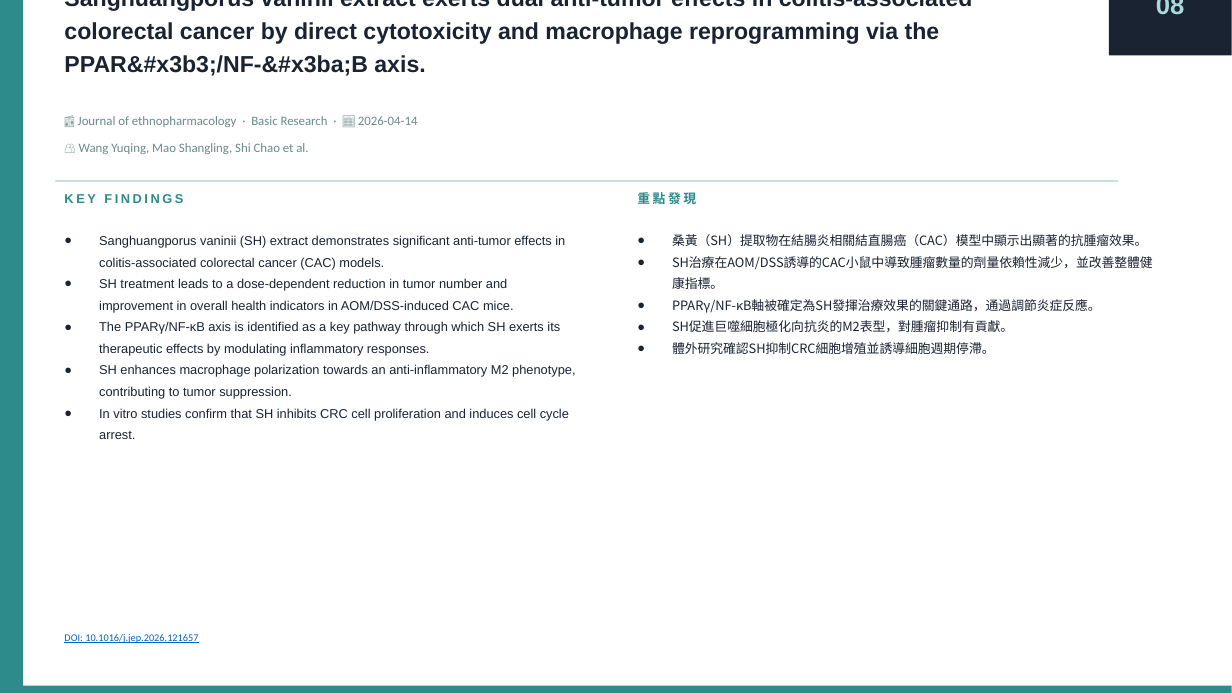
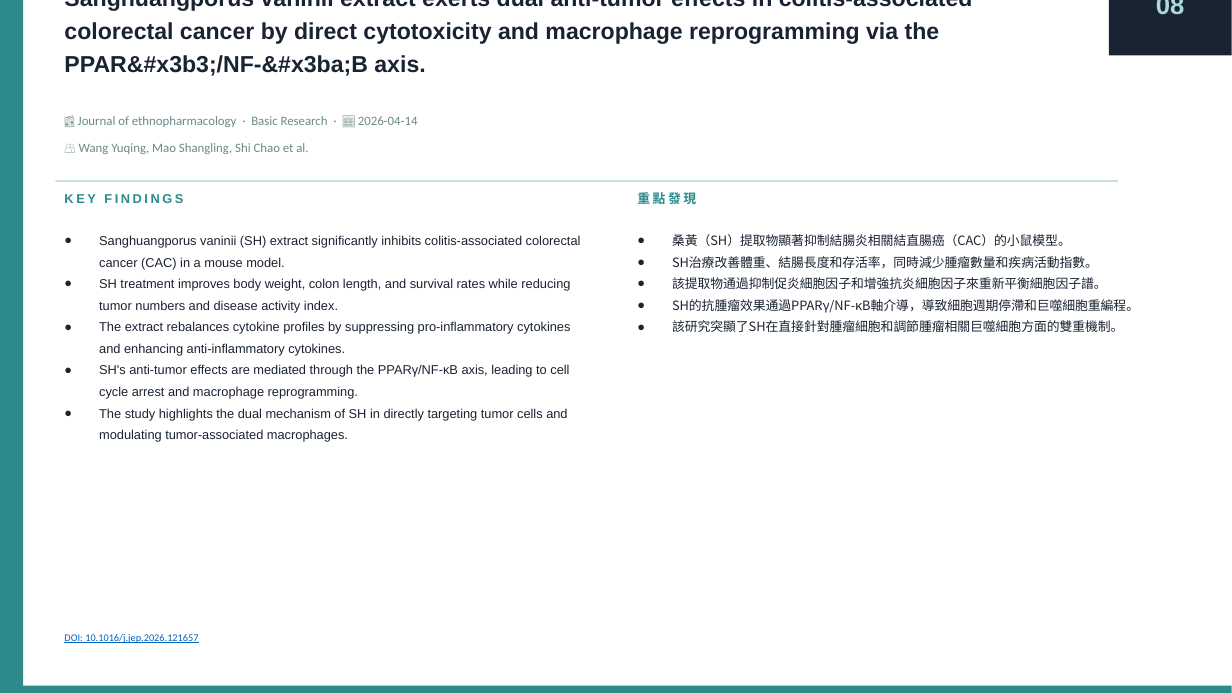
Before and after one commit to jejenhu-maker/colorectal-weekly-digest, a slide deck: slide 17 of docs/latest-digest.pptx. Drawn at 1232x693 pixels with LibreOffice and Linux fonts; fonts in the diff are those of the drawing. Boxes give left, top, right and bottom in pixels: in the first picture for what was removed or moved away, otherwise in the second. Text is boxed around its words. In the diff, an @@ line names an element or a change of style, - is before the commit and + after.

```diff
--- a/docs/latest-digest.pptx
+++ b/docs/latest-digest.pptx
@@ text at [99, 235, 581, 442]: text changed @@
-● Sanghuangporus vaninii (SH) extract demonstrates significant anti-tumor effects in colitis-associated colorectal cancer (CAC) models.
-● SH treatment leads to a dose-dependent reduction in tumor number and improvement in overall health indicators in AOM/DSS-induced CAC mice.
-● The PPARγ/NF-κB axis is identified as a key pathway through which SH exerts its therapeutic effects by modulating inflammatory responses.
-● SH enhances macrophage polarization towards an anti-inflammatory M2 phenotype, contributing to tumor suppression.
-● In vitro studies confirm that SH inhibits CRC cell proliferation and induces cell cycle arrest.
+● Sanghuangporus vaninii (SH) extract significantly inhibits colitis-associated colorectal cancer (CAC) in a mouse model.
+● SH treatment improves body weight, colon length, and survival rates while reducing tumor numbers and disease activity index.
+● The extract rebalances cytokine profiles by suppressing pro-inflammatory cytokines and enhancing anti-inflammatory cytokines.
+● SH's anti-tumor effects are mediated through the PPARγ/NF-κB axis, leading to cell cycle arrest and macrophage reprogramming.
+● The study highlights the dual mechanism of SH in directly targeting tumor cells and modulating tumor-associated macrophages.
@@ text at [672, 234, 1139, 332]: text changed @@
-● 桑黃（SH）提取物在結腸炎相關結直腸癌（CAC）模型中顯示出顯著的抗腫瘤效果。
-● SH治療在AOM/DSS誘導的CAC小鼠中導致腫瘤數量的劑量依賴性減少，並改善整體健康指標。
-● PPARγ/NF-κB軸被確定為SH發揮治療效果的關鍵通路，通過調節炎症反應。
-● SH促進巨噬細胞極化向抗炎的M2表型，對腫瘤抑制有貢獻。
-● 體外研究確認SH抑制CRC細胞增殖並誘導細胞週期停滯。
+● 桑黃（SH）提取物顯著抑制結腸炎相關結直腸癌（CAC）的小鼠模型。
+● SH治療改善體重、結腸長度和存活率，同時減少腫瘤數量和疾病活動指數。
+● 該提取物通過抑制促炎細胞因子和增強抗炎細胞因子來重新平衡細胞因子譜。
+● SH的抗腫瘤效果通過PPARγ/NF-κB軸介導，導致細胞週期停滯和巨噬細胞重編程。
+● 該研究突顯了SH在直接針對腫瘤細胞和調節腫瘤相關巨噬細胞方面的雙重機制。
```
Also in this commit, not shown: 20 other slides changed, 2 other files.
